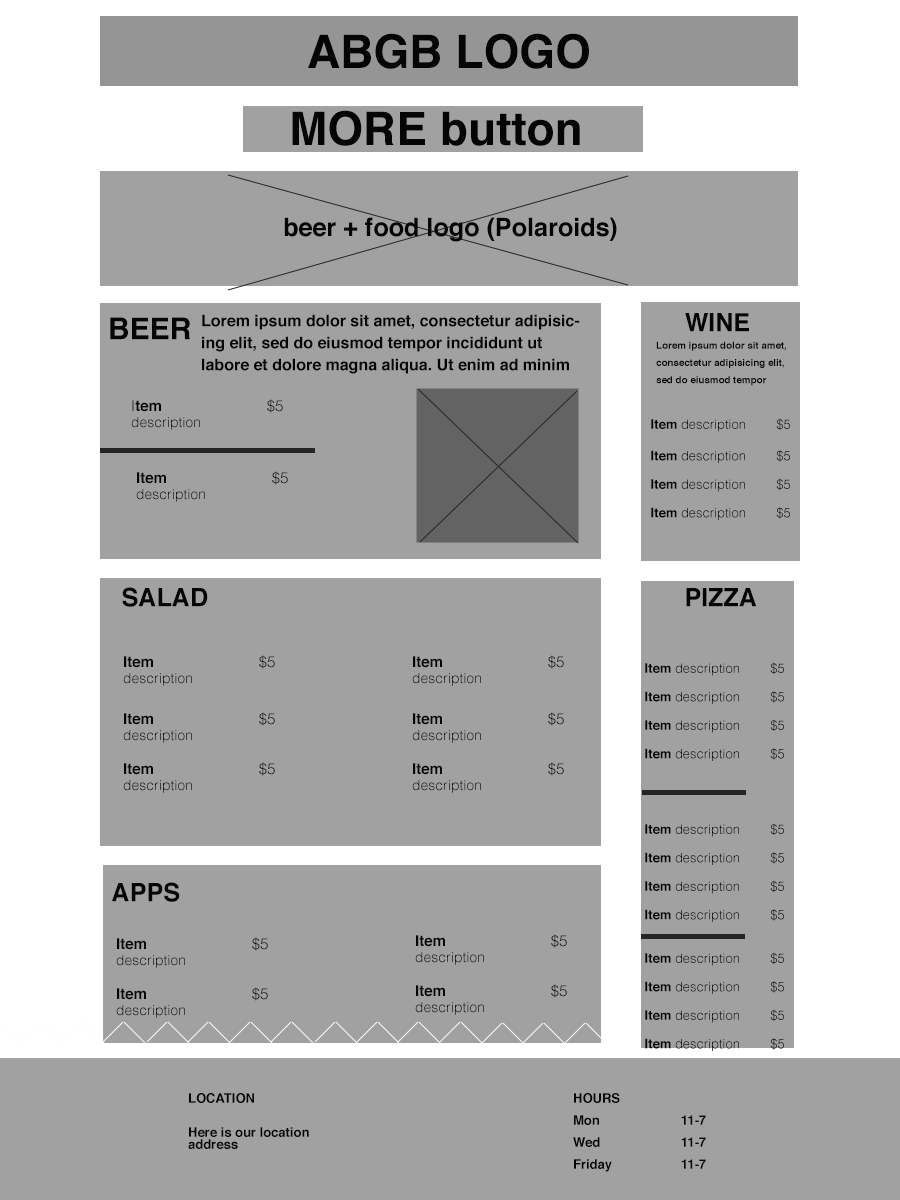
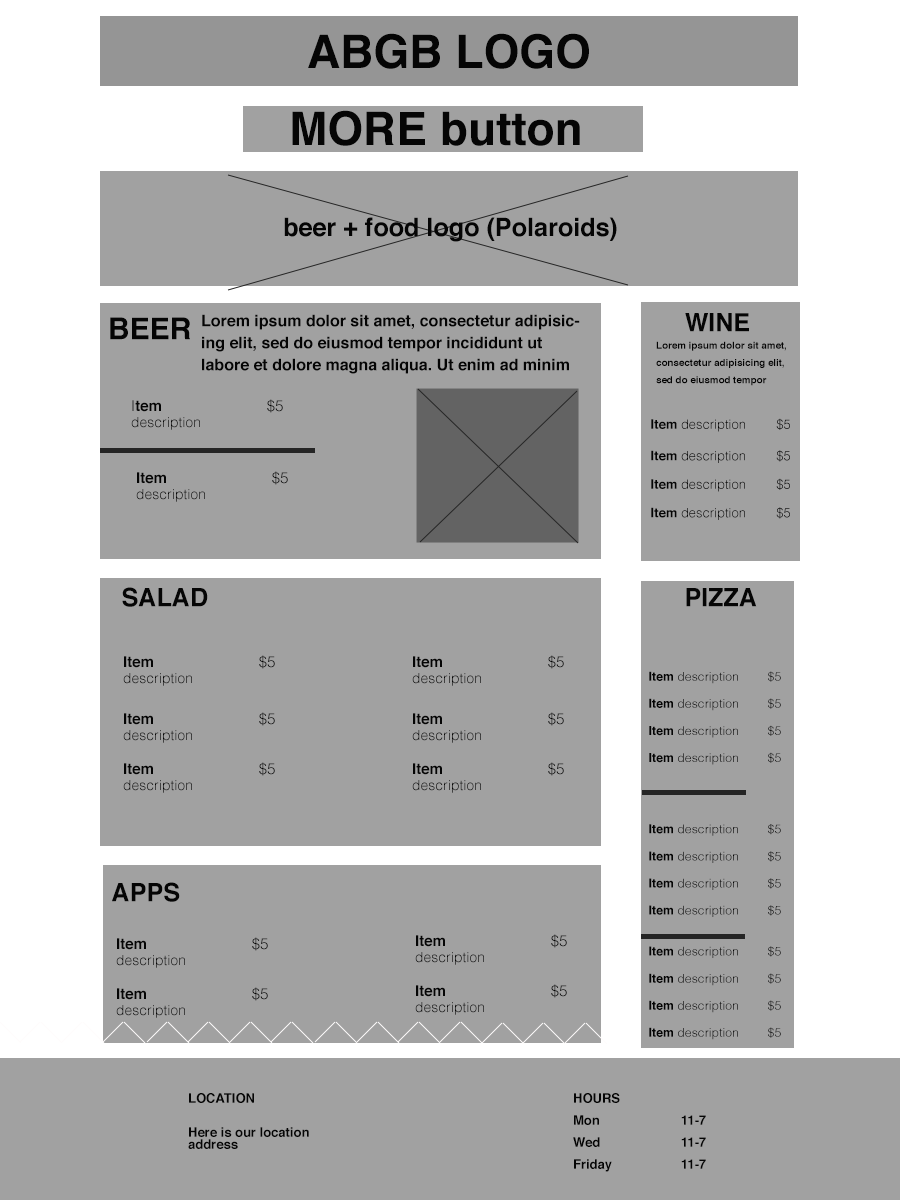
Two versions of the same layered image (900×1200). Layer-by-layer changes:
painted on "Item description example4 copy 3" over <box>645,1027,784,1051</box>
painted on "Item description example3 copy 3" over <box>645,1000,784,1023</box>
painted on "Item description example2 copy 3" over <box>645,973,784,994</box>
painted on "Item description example1 copy 7" over <box>645,946,784,966</box>
painted on "Item description example4 copy 2" over <box>645,905,784,922</box>
painted on "Item description example3 copy 2" over <box>645,878,784,894</box>
painted on "Item description example2 copy 2" over <box>645,851,784,865</box>
painted on "Item description example1 copy 6" over <box>645,823,784,837</box>
painted on "Item description example4 copy" over <box>645,748,784,765</box>
painted on "Item description example3 copy" over <box>645,719,784,738</box>
painted on "Item description example2 copy" over <box>645,691,784,711</box>
painted on "Item description example1 copy 5" over <box>645,662,784,684</box>
